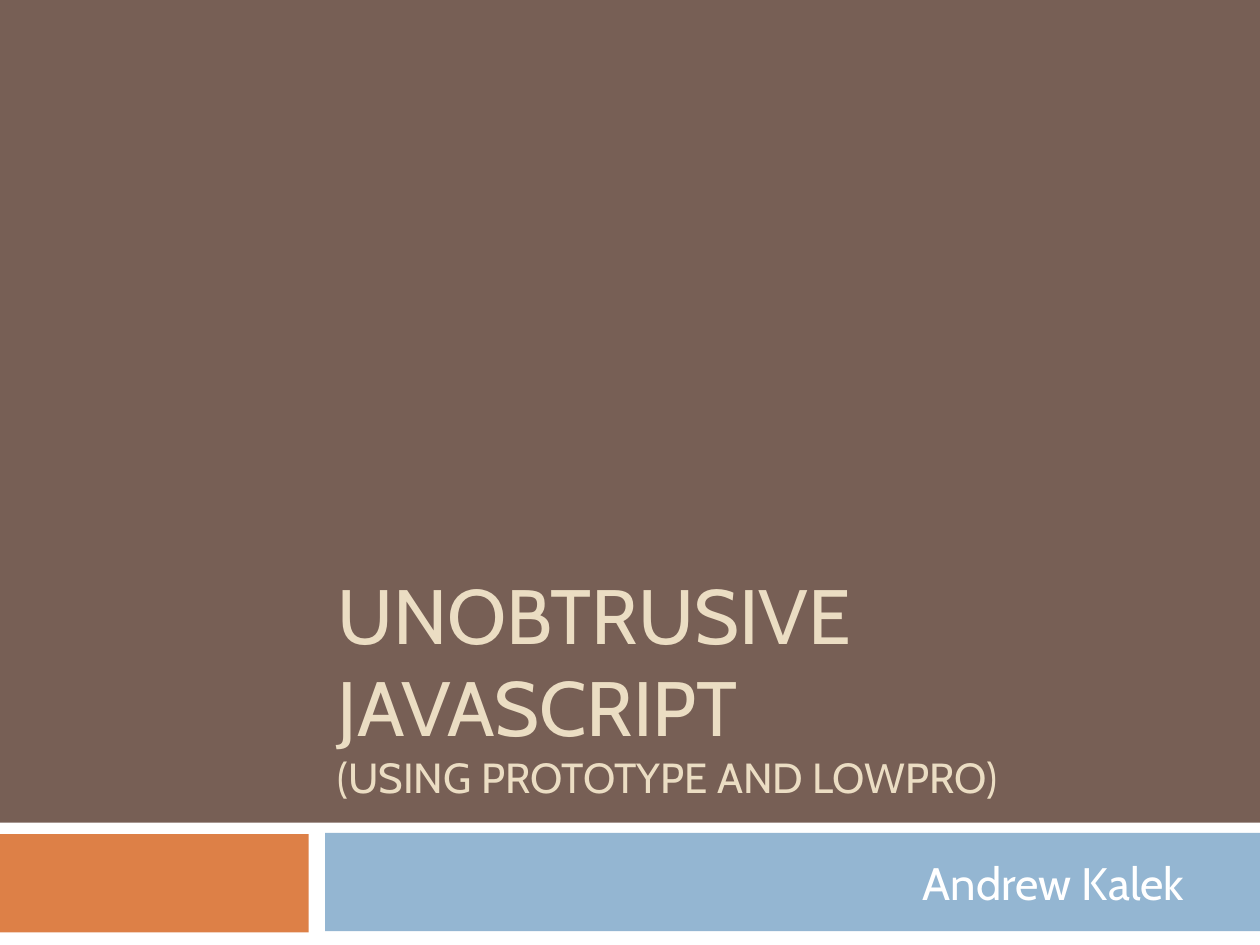
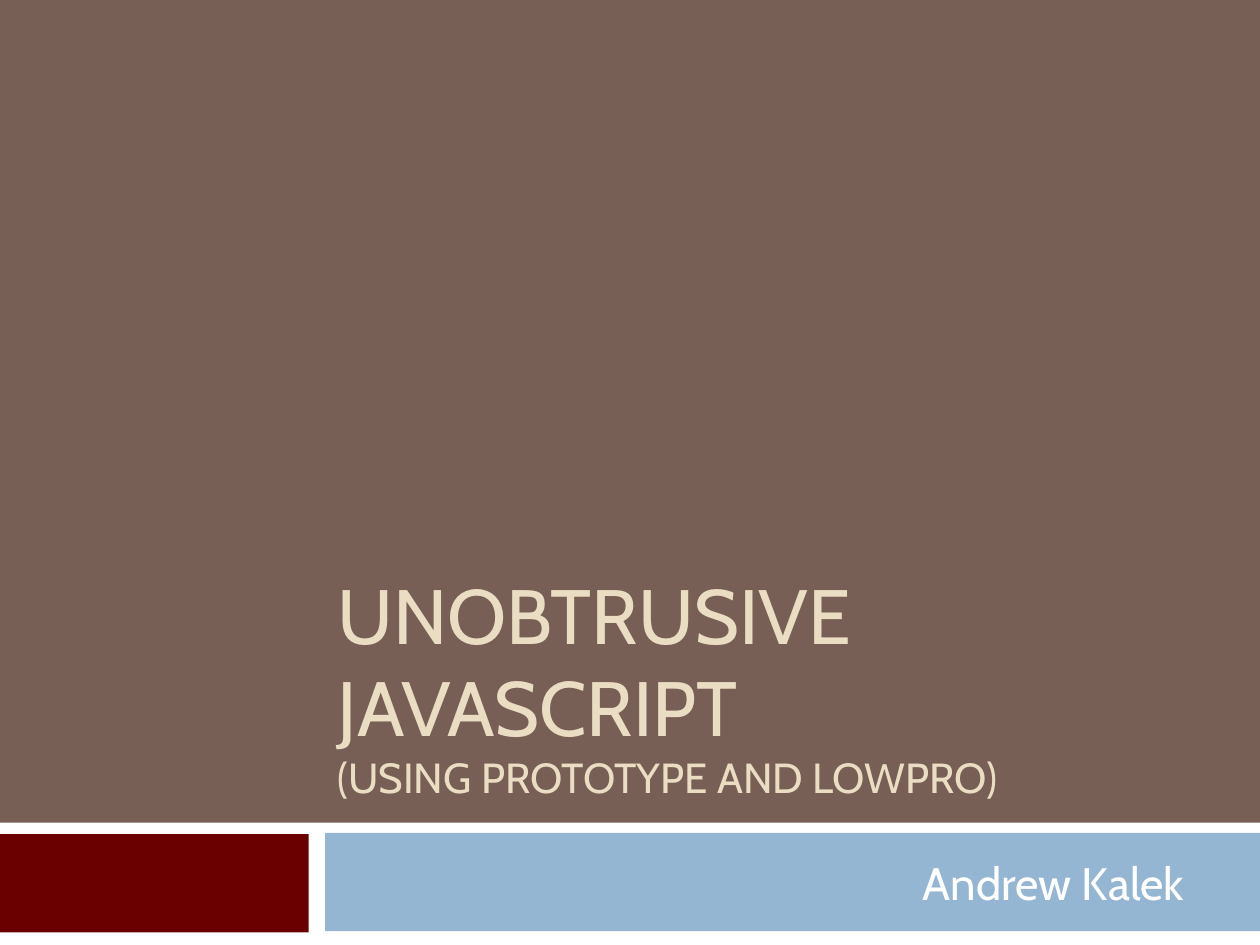
Before and after one commit to anlek/unobtrusive_javascript_presentation, a slide deck: slide 1 of presentation/Unobtrusive_Javascript.pptx. Drawn at 1260x945 pixels with LibreOffice and Linux fonts; fonts in the diff are those of the drawing; background and template pictures are left out. Boxes give left, top, right and bottom in pixels: in the first picture for what was removed or moved away, otherwise in the second. Text is boxed around its words. In the diff, an @@ line names an element or a change of style, - is before the commit and + after.

```diff
--- a/presentation/Unobtrusive_Javascript.pptx
+++ b/presentation/Unobtrusive_Javascript.pptx
@@ rectangle at <box>0,834,309,932</box>: fill #DD8047 to #6A0000 @@
```
Also in this commit, not shown: 3 other slides changed, 2 other files.
